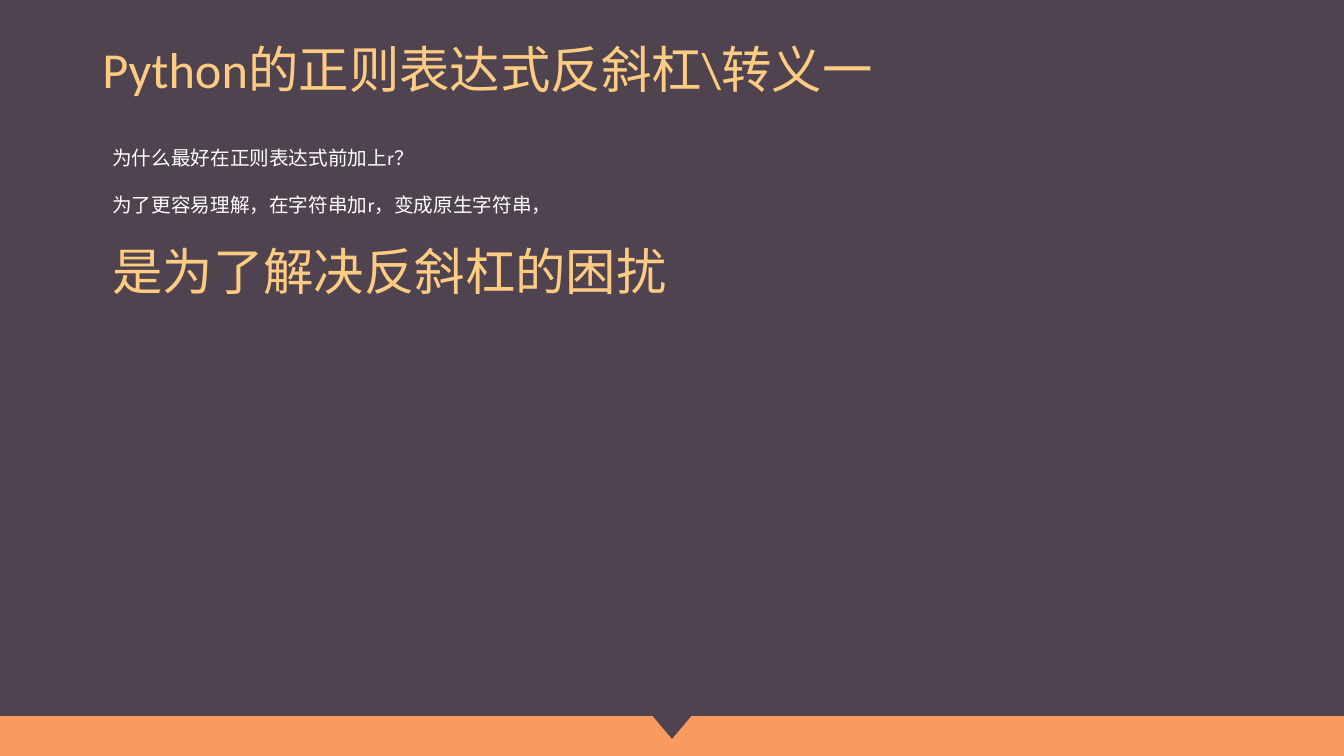
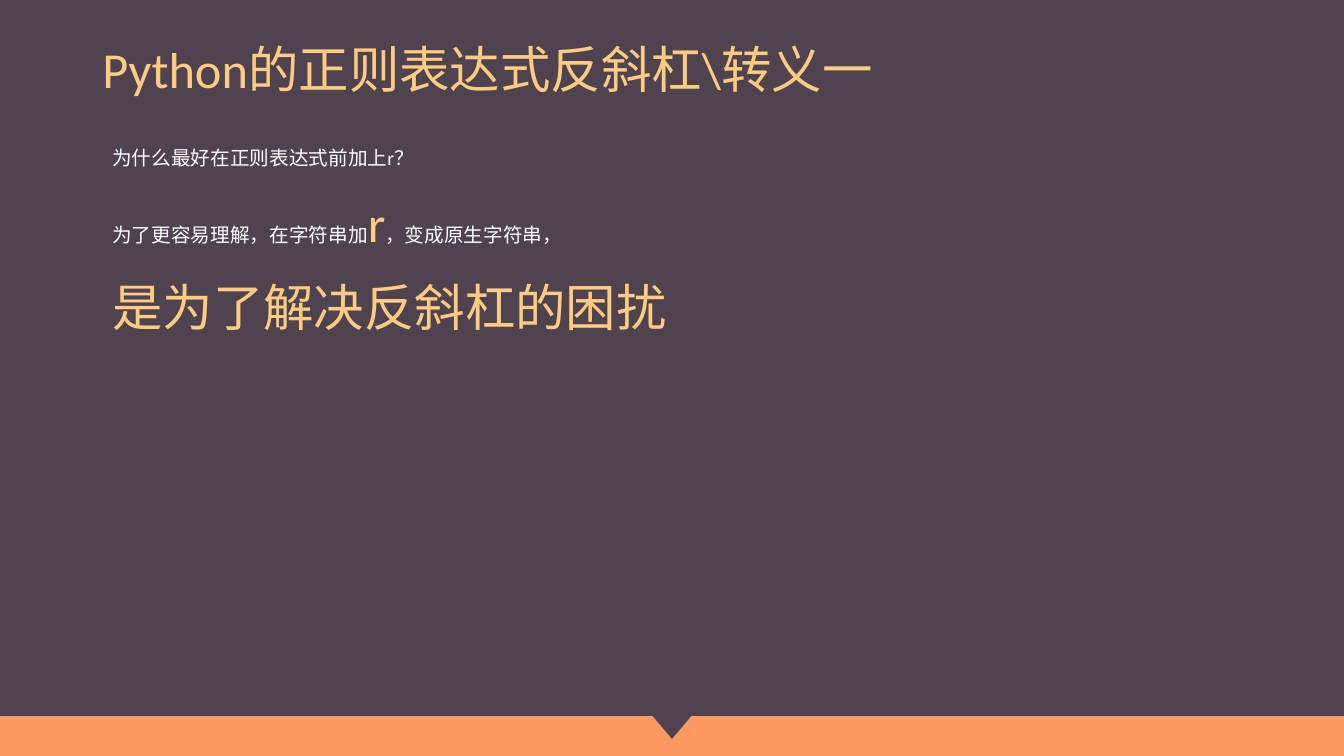
Before and after one commit to Wu-jiaming/-ppt, a slide deck: slide 42 of 正则表达式.pptx (slide 16 before the commit). Drawn at 1344x756 pixels with LibreOffice and Linux fonts; fonts in the diff are those of the drawing. Boxes give left, top, right and bottom in pixels: in the first picture for what was removed or moved away, otherwise in the second. Text is boxed around its words. In the diff, an @@ line names an element or a change of style, - is before the commit and + after.

Commit message:
update

```diff
--- a/正则表达式.pptx
+++ b/正则表达式.pptx
@@ text at <box>112,225,562,244</box>: size 14 to 36 pt, text colour #FFFFFF to #FDCB82 in "为了更容易理解，在字符串加r，变成原生字符串，" @@
```
Also in this commit, not shown: 1 other slide changed, 26 slides added.
